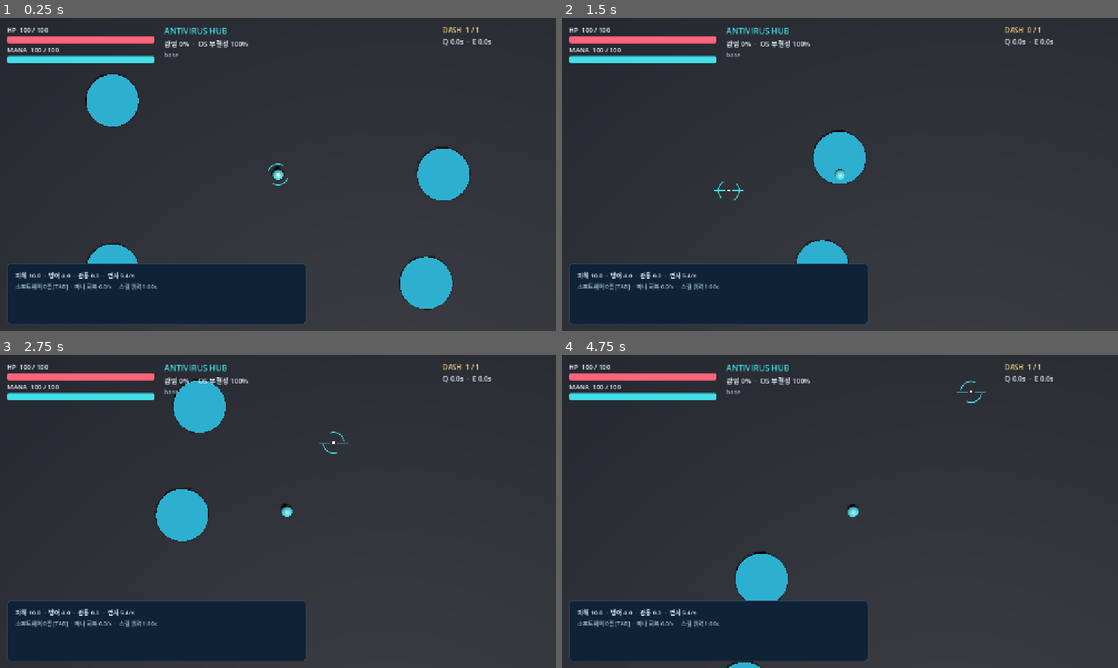
Above: before the commit, frames 1-4 (two rows, left to right).
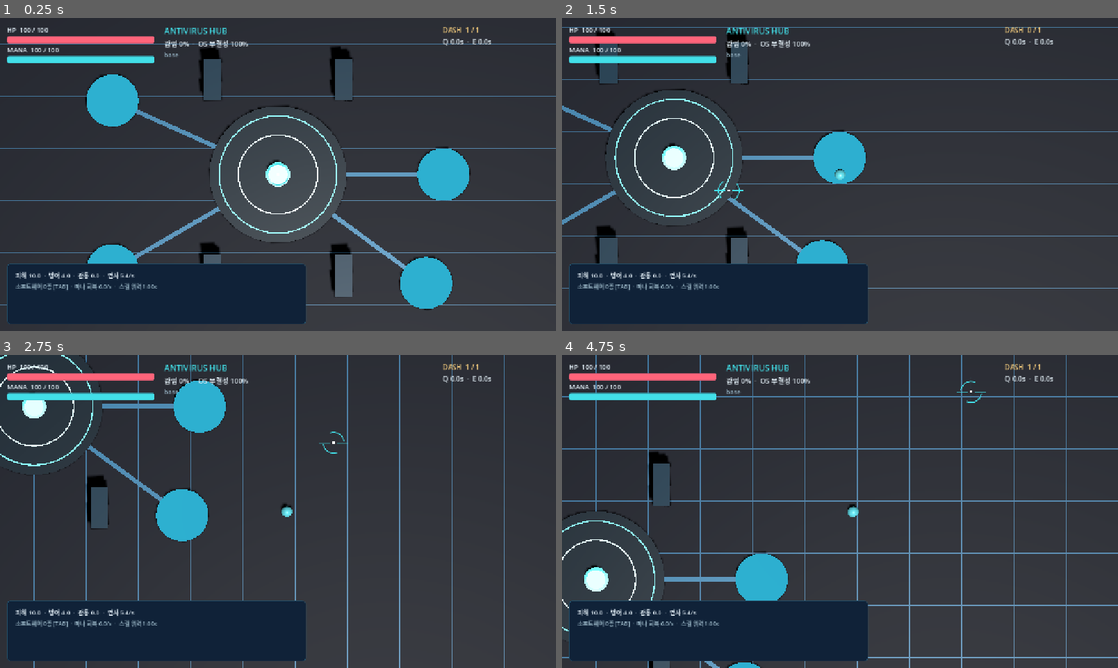
Above: after the commit, the same moments.

Repository: tharu8813/Neon-Void
Game: Godot game, scene res://scenes/main.tscn
Two runs of this game, one before a commit and one after it. Both use one fixed random seed, a clock stepped at 60 frames per second and the inputs below.
Inputs (mouse positions are in pixels of both pictures, inside the frame that each line leads up to):
- Up to frame 1 (0.25 s): no input
- Up to frame 2 (1.5 s): tap Enter at 0.5 s; move the mouse to (962, 158) at 0.52 s; hold D 0.53-1.28 s; hold Q 0.53-1.28 s; tap Space at 0.77 s; move the mouse to (728, 190) at 1.27 s; hold S from 1.28 s (still down); tap E at 1.35 s
- Up to frame 3 (2.75 s): tap Space at 1.52 s; move the mouse to (333, 442) at 2.02 s; release S at 2.03 s; hold D from 2.03 s (still down); hold R from 2.03 s (still down)
- Up to frame 4 (4.75 s): move the mouse to (812, 574) at 2.77 s; release D at 2.78 s; release R at 2.78 s; hold W 2.78-3.53 s; tap Shift at 2.85 s; tap Space at 3.02, 3.77 s; move the mouse to (1006, 558) at 3.52 s; hold A 3.53-4.25 s; tap Tab at 3.6 s; click "뒤로" at 4.25 s

The runs differ from the first frame. In frame 1, 6.1% of the frame differs, in the area x 0-100%, y 8-92%; in frame 2, 4.4%; in frame 3, 3.1%; in frame 4, 5.0%.

Commit message:
feat(godot): attach original grid/core/pillar 3D decor to both world hubs

Diff:
--- a/godot/scripts/main.gd
+++ b/godot/scripts/main.gd
@@ -12,6 +12,7 @@
 const CheckpointRules = preload("res://scripts/progression/checkpoint_rules.gd")
 const Bindings = preload("res://scripts/input/legacy_bindings.gd")
 const Migration = preload("res://scripts/persistence/migration_service.gd")
+const HubGeometry = preload("res://scripts/world/hub_geometry.gd")
 const WORLD_SCALE: float = 0.01
 const HUB_SPAWN: Vector2 = Vector2(1200.0, 780.0)
 # Frozen Python world/session.py BASE_NODES. Use the same 2D pixel coordinates and
@@ -718,6 +719,16 @@
         terminal_label.pixel_size = 0.006
         terminal_label.position = Vector3(position_2d.x * WORLD_SCALE, 0.45, position_2d.y * WORLD_SCALE)
         base_group.add_child(terminal_label)
+    var base_destinations: Array[Vector2] = []
+    for id in BASE_TERMINALS:
+        base_destinations.append(BASE_TERMINALS[id]["position"])
+    HubGeometry.build(base_group, true, base_destinations)
+    var os_destinations: Array[Vector2] = []
+    for id in GATES:
+        os_destinations.append(GATES[id])
+    os_destinations.append(PURIFY_STATION)
+    os_destinations.append(STATUS_STATION)
+    HubGeometry.build(os_group, false, os_destinations)
     _sync_hub_markers()
 
 func _sync_hub_markers() -> void:
